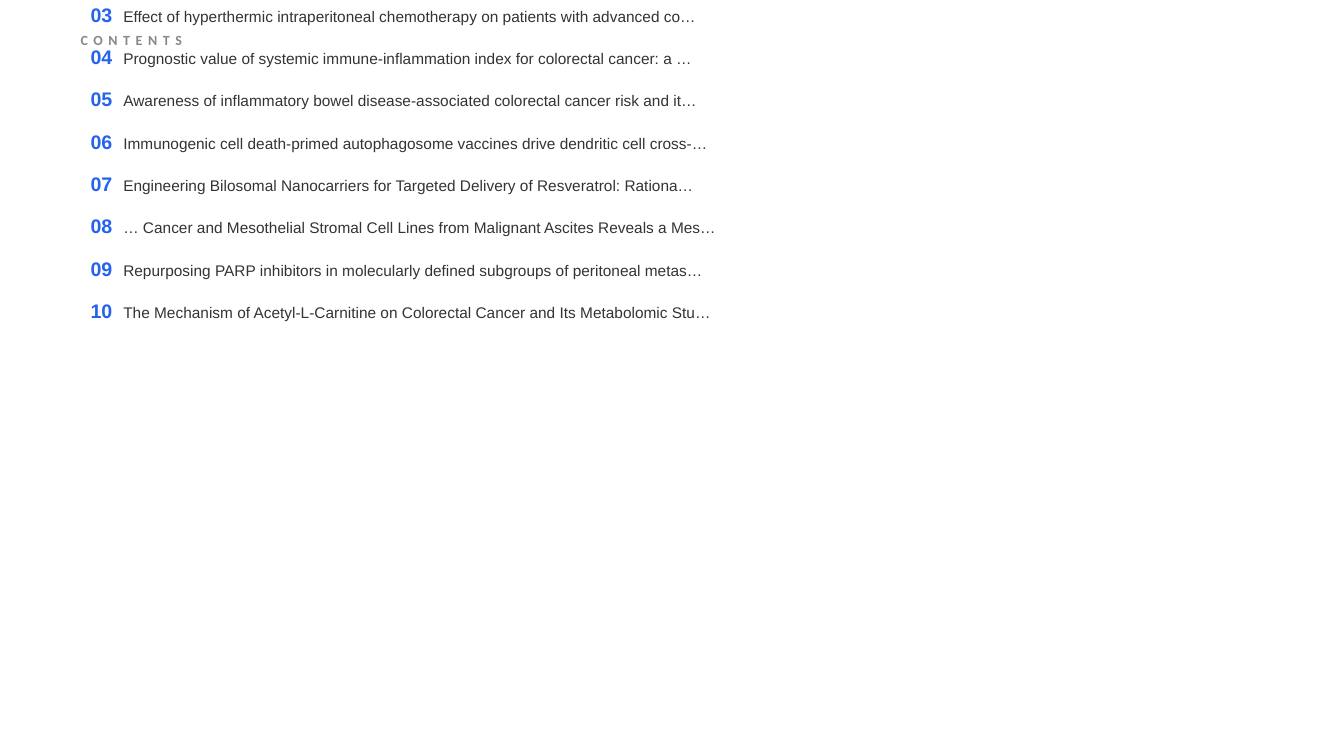
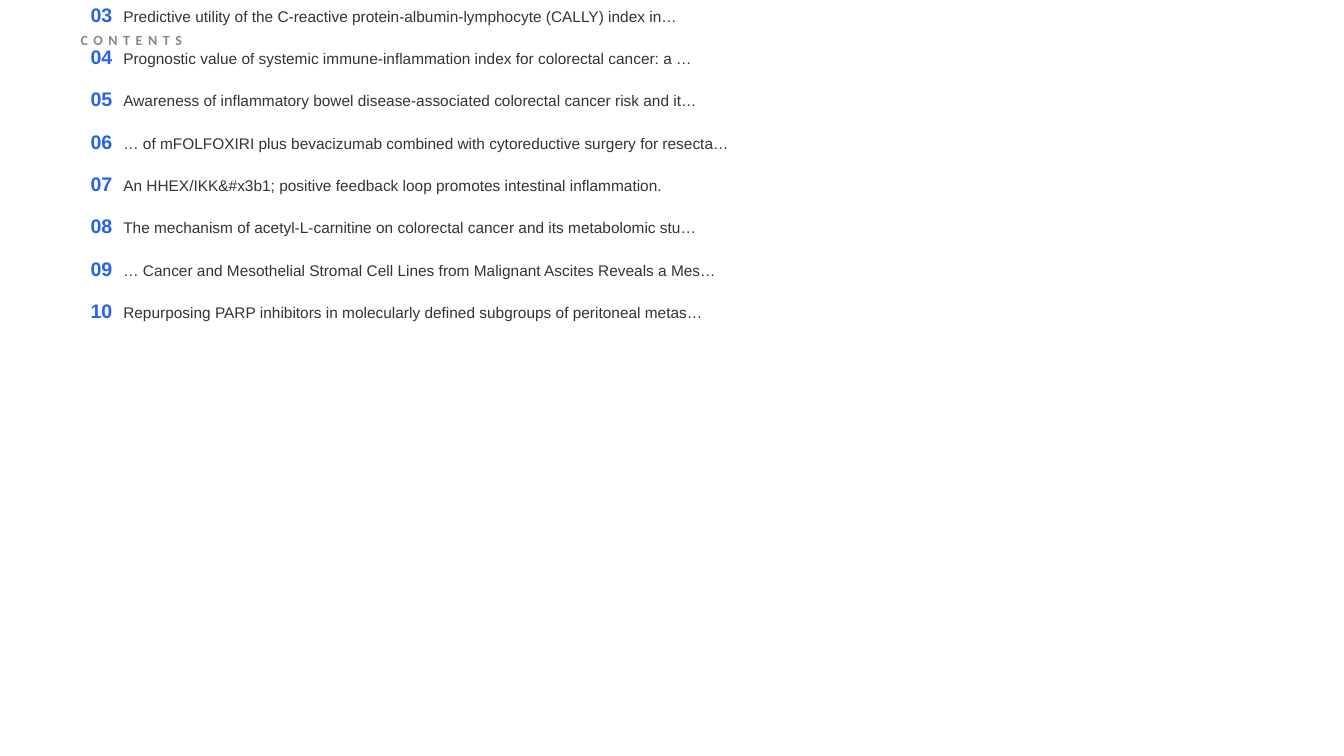
Before and after one commit to jejenhu-maker/colorectal-weekly-digest, a slide deck: slide 2 of docs/digest-en.pptx. Drawn at 1344x756 pixels with LibreOffice and Linux fonts; fonts in the diff are those of the drawing. Boxes give left, top, right and bottom in pixels: in the first picture for what was removed or moved away, otherwise in the second. Text is boxed around its words. In the diff, an @@ line names an element or a change of style, - is before the commit and + after.

```diff
--- a/docs/digest-en.pptx
+++ b/docs/digest-en.pptx
@@ text at (x1=91, y1=8, x2=676, y2=25): text changed @@
-02 Mechanism of Cucurbitacin B Targeting ZNF70/NLRP3 Axis Against Inflammation-Asso…
-03 Effect of hyperthermic intraperitoneal chemotherapy on patients with advanced co…
+02 Effect of hyperthermic intraperitoneal chemotherapy on patients with advanced co…
+03 Predictive utility of the C-reactive protein-albumin-lymphocyte (CALLY) index in…
@@ text at (x1=91, y1=135, x2=728, y2=321): text changed @@
-06 Immunogenic cell death-primed autophagosome vaccines drive dendritic cell cross-…
-07 Engineering Bilosomal Nanocarriers for Targeted Delivery of Resveratrol: Rationa…
-08 … Cancer and Mesothelial Stromal Cell Lines from Malignant Ascites Reveals a Mes…
-09 Repurposing PARP inhibitors in molecularly defined subgroups of peritoneal metas…
-10 The Mechanism of Acetyl-L-Carnitine on Colorectal Cancer and Its Metabolomic Stu…
+06 … of mFOLFOXIRI plus bevacizumab combined with cytoreductive surgery for resecta…
+07 An HHEX/IKK&#x3b1; positive feedback loop promotes intestinal inflammation.
+08 The mechanism of acetyl-L-carnitine on colorectal cancer and its metabolomic stu…
+09 … Cancer and Mesothelial Stromal Cell Lines from Malignant Ascites Reveals a Mes…
+10 Repurposing PARP inhibitors in molecularly defined subgroups of peritoneal metas…
```
Also in this commit, not shown: 11 other slides changed, 2 slides added, 2 slides removed, 2 other files.
